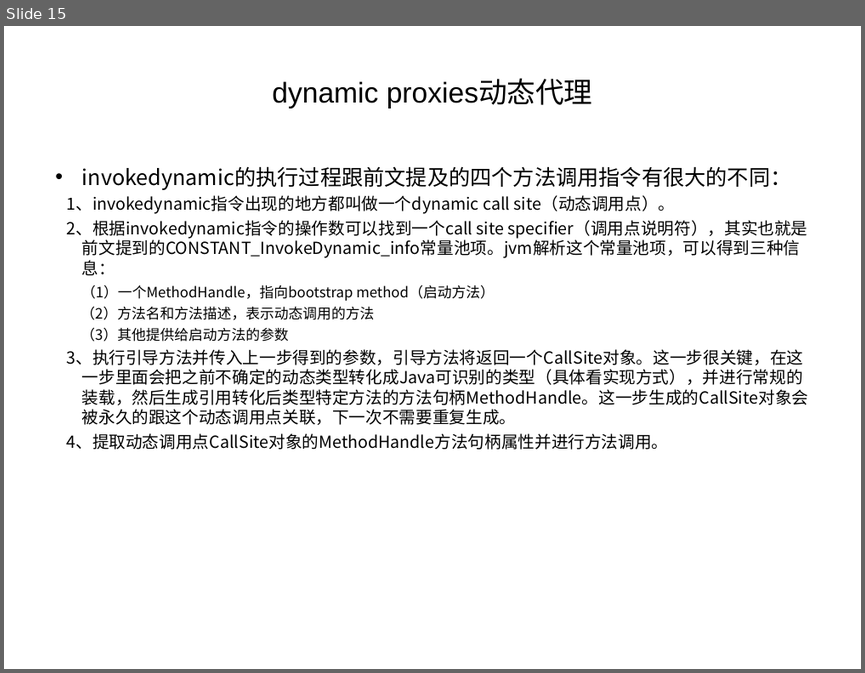
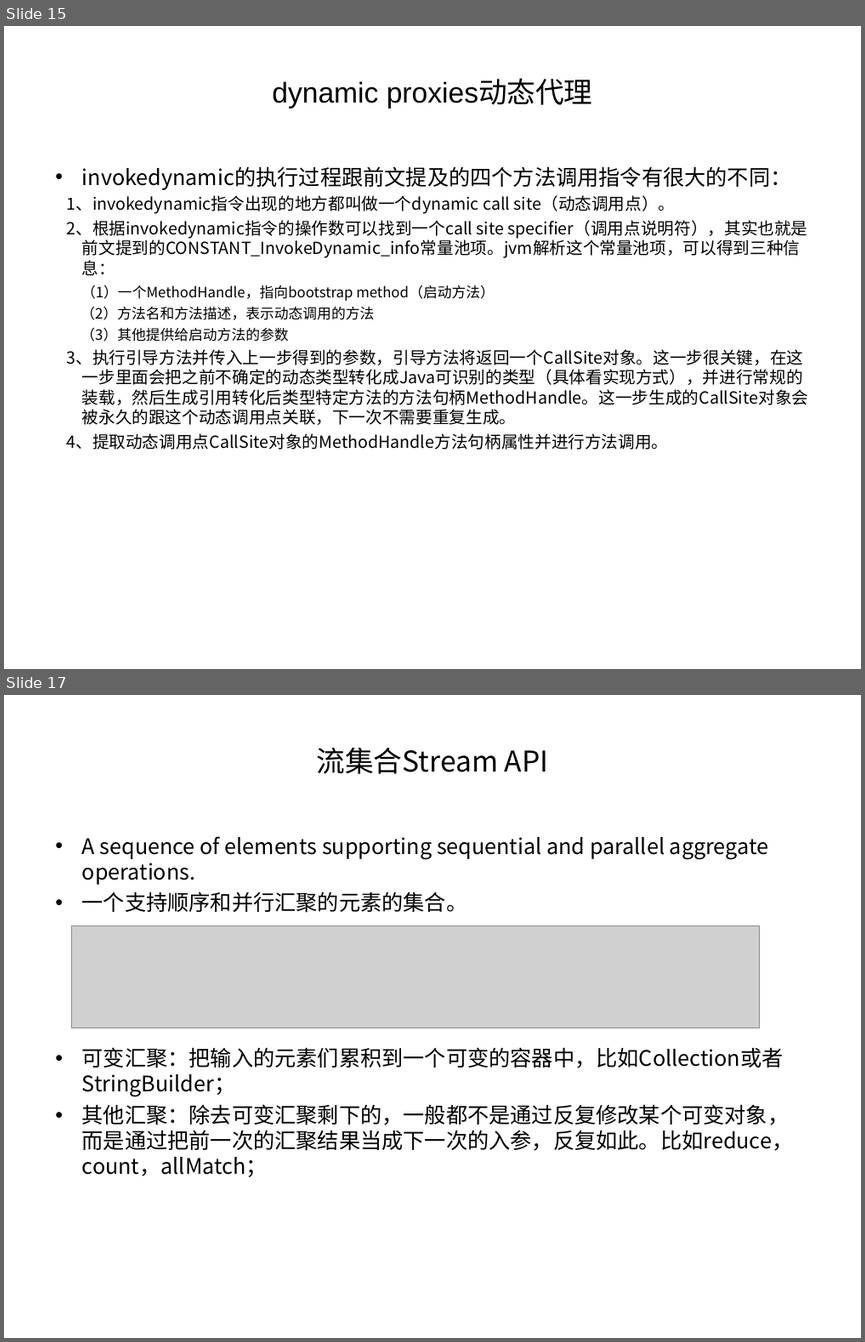
Before and after one commit to jianzijian/Hello-World, a slide deck: jdk8/jdk8学习分享.ppt. Shown one above the other, each under a label of ours: slide 15 before the commit, slides 15 and 17 after it; the slides between them are not shown. The pictures are 865x673 and 865x1342 pixels, drawn with LibreOffice and Linux fonts; fonts in the diff are those of the drawing; grey boxes stand for pictures; background and template pictures are left out. Boxes give left, top, right and bottom in pixels: in the first picture for what was removed or moved away, otherwise in the second. Text is boxed around its words. In the diff, an @@ line names an element or a change of style, - is before the commit and + after.

```diff
--- a/jdk8/jdk8学习分享.ppt
+++ b/jdk8/jdk8学习分享.ppt
@@ slide 17 added at bbox=[4, 695, 861, 1338], background picture (left out) @@
@@ title added at bbox=[317, 747, 549, 774], 24 pt, text #000000 @@
+流集合Stream API
@@ text added at bbox=[82, 836, 794, 1177], 18 pt, text #000000 @@
+• A sequence of elements supporting sequential and parallel aggregate operations.
+• 一个支持顺序和并行汇聚的元素的集合。
+• 可变汇聚：把输入的元素们累积到一个可变的容器中，比如Collection或者StringBuilder；
+• 其他汇聚：除去可变汇聚剩下的，一般都不是通过反复修改某个可变对象，而是通过把前一次的汇聚结果当成下一次的入参，反复如此。比如reduce，count，allMatch；
@@ picture added at bbox=[72, 925, 760, 1028] @@
```
Also in this commit, not shown: 2 slides changed, 1 other slide added.
